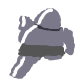
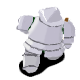
The second 80 x 80 image is a revision of the first. Changes to its layers:
removed layer "新規レイヤー" over [9, 8, 75, 79]
added layer "head" above "hair" over [38, 6, 65, 28]
added layer "left-sholder" above "right-sholder" over [16, 15, 33, 32]
added layer "right-sholder" above "body" over [62, 20, 76, 44]
added layer "body" above "waist" over [17, 15, 64, 46]
added layer "waist" above "axe" over [22, 35, 66, 59]
added layer "axe" above "left-leg" over [64, 17, 73, 35]
added layer "left-leg" above "right-leg" over [22, 48, 40, 74]
added layer "right-leg" above "cloth" over [45, 41, 64, 60]
added layer "cloth" above "left-arm" over [20, 16, 75, 58]
added layer "left-arm" above "right-arm" over [19, 17, 33, 36]
added layer "right-arm" above "shadow" over [62, 32, 74, 49]
added layer "shadow" over [19, 47, 65, 77]
